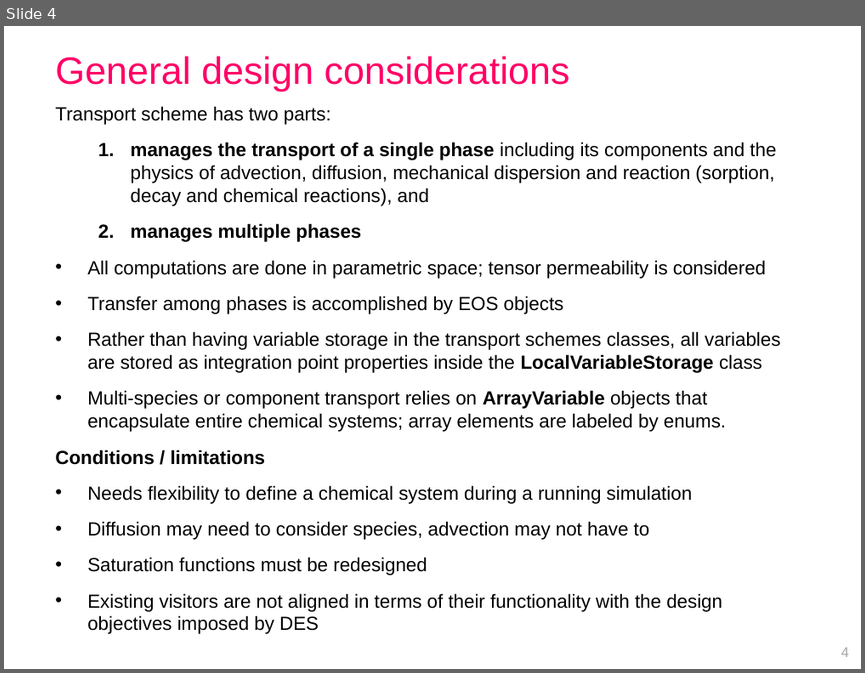
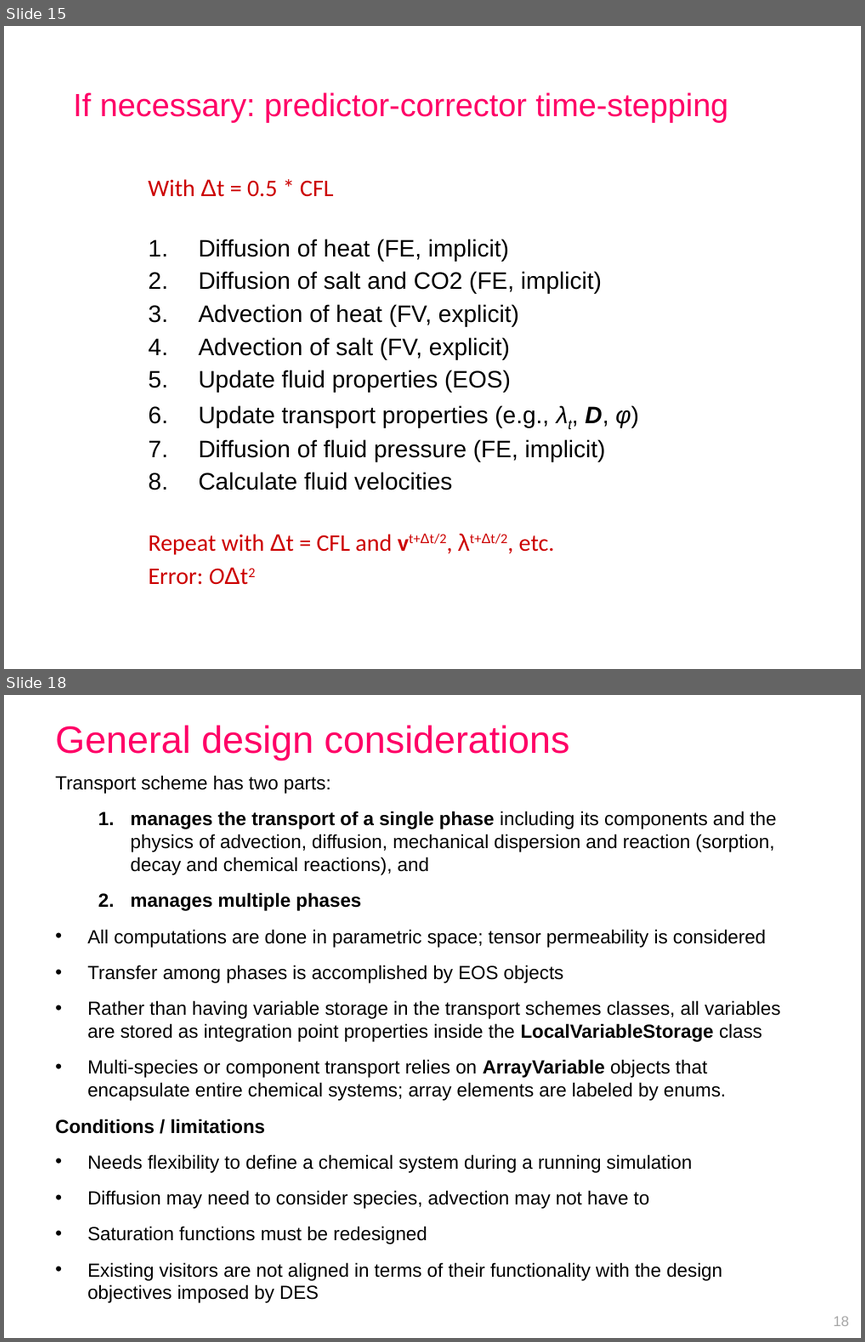
Before and after one commit to openCSMP/openCSMP, a slide deck: doc/SKM2018_Melbourne_transport_scheme.pptx. Shown one above the other, each under a label of ours: slide 4 before the commit, slides 15 and 18 after it; the slides between them are not shown. The pictures are 865x673 and 865x1342 pixels, drawn with LibreOffice and Linux fonts; fonts in the diff are those of the drawing. Boxes give left, top, right and bottom in pixels: in the first picture for what was removed or moved away, otherwise in the second. Text is boxed around its words. In the diff, an @@ line names an element or a change of style, - is before the commit and + after.

```diff
--- a/doc/SKM2018_Melbourne_transport_scheme.pptx
+++ b/doc/SKM2018_Melbourne_transport_scheme.pptx
@@ slide 15 added at (4, 26, 861, 669), background #FFFFFF @@
@@ title added at (73, 92, 728, 122), 27 pt, text #FF0066 @@
+If necessary: predictor-corrector time-stepping
@@ text added at (148, 179, 334, 197), 20 pt, text #CC0000 @@
+With Δt = 0.5 * CFL
@@ text added at (199, 238, 639, 490), 20 pt, text #000000 @@
+1. Diffusion of heat (FE, implicit)
+2. Diffusion of salt and CO2 (FE, implicit)
+3. Advection of heat (FV, explicit)
+4. Advection of salt (FV, explicit)
+5. Update fluid properties (EOS)
+6. Update transport properties (e.g., λt, D, φ)
+7. Diffusion of fluid pressure (FE, implicit)
+8. Calculate fluid velocities
@@ text added at (148, 533, 555, 584), 20 pt, text #CC0000 @@
+Repeat with Δt = CFL and vt+Δt/2, λt+Δt/2, etc.
+Error: OΔt2
@@ what was slide 4 is now slide 18 @@
@@ page number at (833, 1315, 849, 1326): text changed @@
-4
+18
```
Also in this commit, not shown: 71 slides changed, 11 other slides added, 17 other files.
